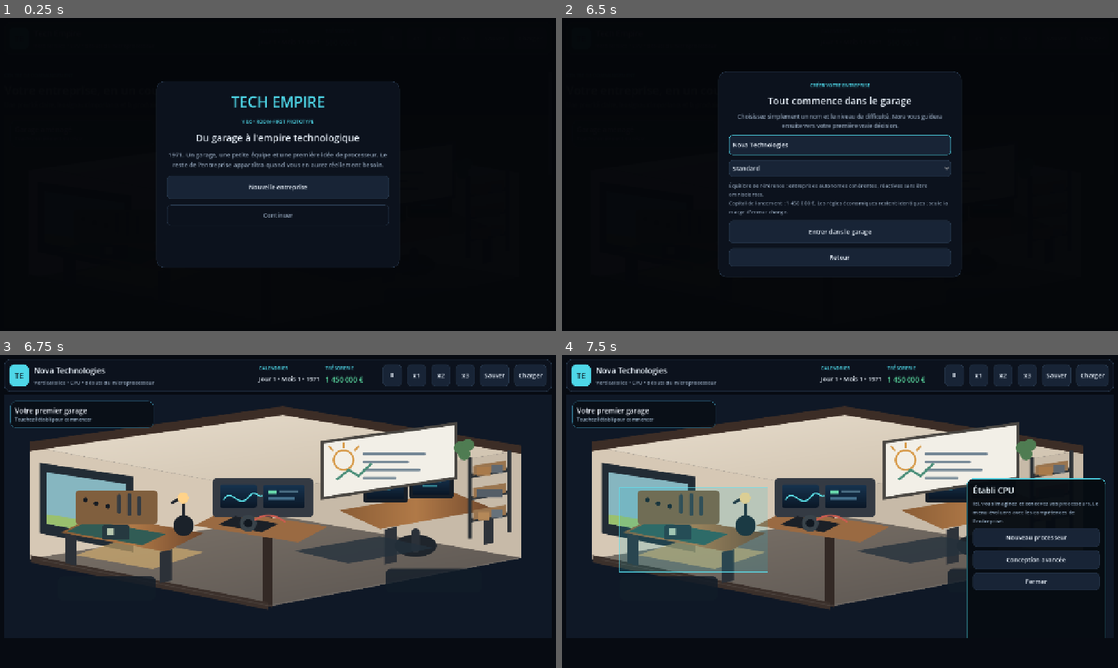
Above: before the commit, frames 1-4 (two rows, left to right).
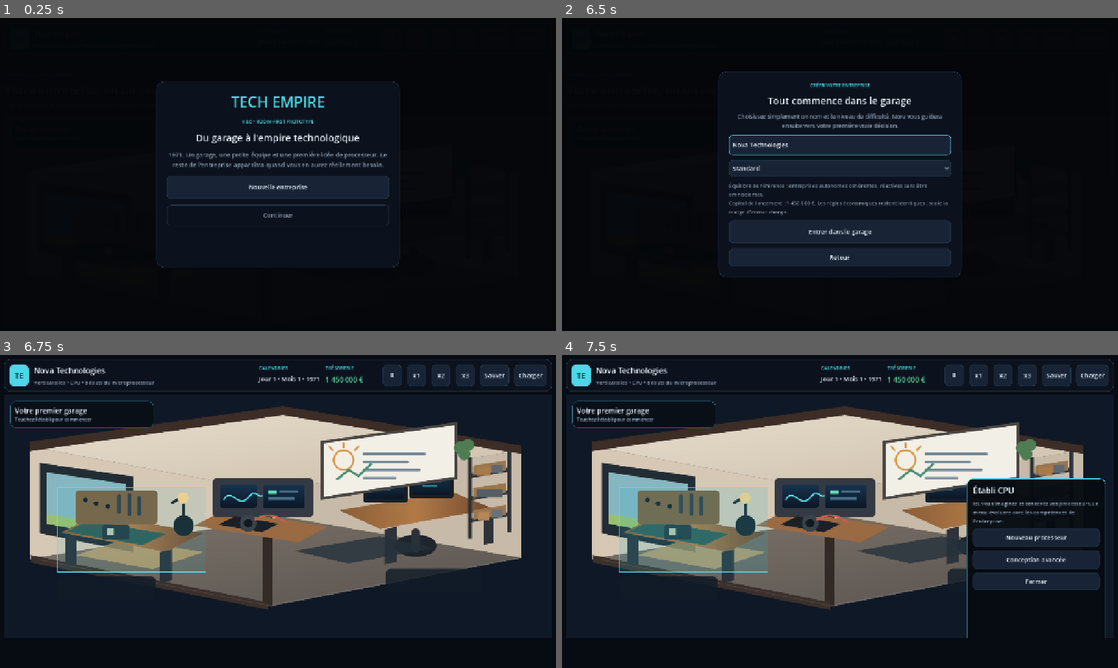
Above: after the commit, the same moments.

Repository: vadorus/addonhardwaregame2d
Game: Godot game, scene res://main.tscn
The game is run twice, just before and just after one commit, with the same random seed, the same clock (stepped at 60 frames per second) and the same inputs.
Inputs (mouse positions are in pixels of both pictures, inside the frame that each line leads up to):
- Up to frame 1 (0.25 s): no input
- Up to frame 2 (6.5 s): click "Nouvelle entreprise" at 0.5 s; click "Ⅱ" at 1.25 s; click "x1" at 2 s; click "x2" at 2.75 s; click "x3" at 3.5 s; click "Sauver" at 4.25 s; click "Charger" at 5 s; click (689, 249) at 5.77 s
- Up to frame 3 (6.75 s): click (266, 567) at 6.52 s
- Up to frame 4 (7.5 s): click (695, 530) at 7.25 s

Frames 1-2 are identical in both runs. In frame 3, 0.2% of the frame differs, in the area x 10-37%, y 42-70%; in frame 4, nothing differs.

Commit message:
ux: hint the first workbench hotspot during onboarding

Diff:
--- a/ui/GarageHub.gd
+++ b/ui/GarageHub.gd
@@ -355,6 +355,13 @@
 	for button in _zone_buttons:
 		var zone := _zone_data(str(button.get_meta("zone_name", "")))
 		button.visible = _zone_available(zone)
+		_apply_zone_style(button)
+		if _onboarding_stage == "FIRST_IDEA" and str(button.get_meta("zone_name", "")) == "Établi CPU" and button.visible:
+			var hint := StyleBoxFlat.new()
+			hint.bg_color = Color(0.12, 0.72, 0.80, 0.10)
+			hint.border_color = Color(0.35, 0.90, 0.96, 0.85)
+			hint.set_border_width_all(2)
+			button.add_theme_stylebox_override("normal", hint)
 
 func set_workplace(data: Dictionary) -> void:
 	_workplace_tier = clampi(int(data.get("tier", 0)), 0, 3)
